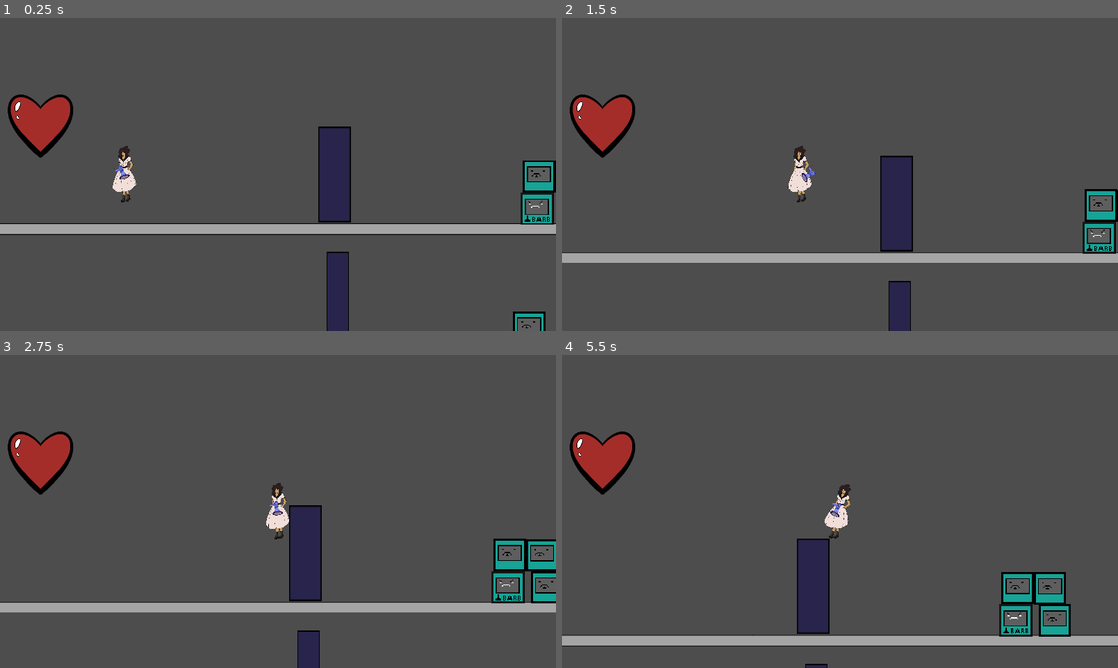
Above: before the commit, frames 1-4 (two rows, left to right).
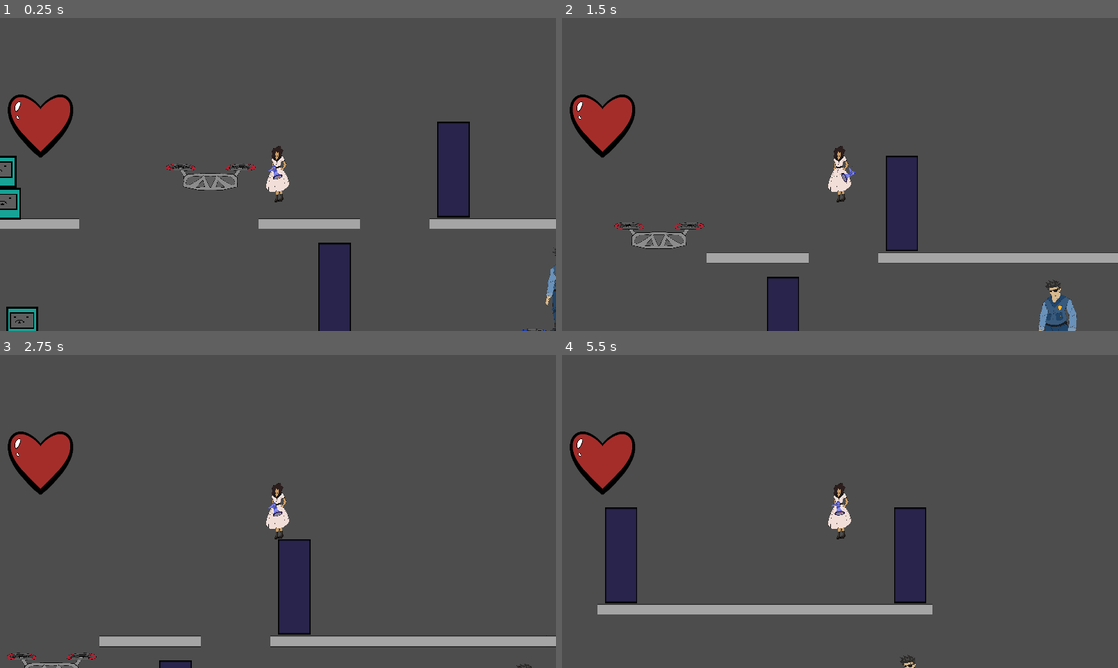
Above: after the commit, the same moments.

Repository: MaddMavv/Project-Doll-House
Game: Godot game, scene res://level_2.tscn
Two runs of this game, one before a commit and one after it. Both use one fixed random seed, a clock stepped at 60 frames per second and the inputs below. This scene is started directly instead of the project's main scene. The engine's default icon, where the game draws it, is replaced by a stand-in: a white triangle on a blue panel in a dark square.
Inputs:
- Up to frame 1 (0.25 s): no input
- Up to frame 2 (1.5 s): tap Enter (ui_accept) at 0.5 s; hold D (move right) from 0.53 s (still down); tap K (attack) at 0.6 s; tap Space (jump) at 0.77 s; tap J (melee) at 1.35 s
- Up to frame 3 (2.75 s): tap Space (jump) at 1.52 s; release D (move right) at 2.03 s; hold Left (ui_left) from 2.03 s (still down); tap L (shout) at 2.1 s
- Up to frame 4 (5.5 s): release Left (ui_left) at 2.78 s; hold D (move right) 2.78-4.28 s; tap K (attack) at 2.85, 5.1 s; tap Space (jump) at 3.02, 3.77, 4.52 s; tap J (melee) at 3.6 s; hold Left (ui_left) 4.28-5.03 s; tap L (shout) at 4.35 s; hold D (move right) from 5.03 s (still down)

The runs differ from the first frame. In frame 1, 11% of the frame differs, in the area x 0-100%, y 33-100%; in frame 2, 6.6%; in frame 3, 10%; in frame 4, 13%, in the area x 0-100%, y 40-100%.

Commit message:
working on level part whatever

Diff:
--- a/Project Doll House.tscn
+++ b/Project Doll House.tscn
@@ -47,6 +47,9 @@
 [sub_resource type="RectangleShape2D" id="RectangleShape2D_3tgfg"]
 size = Vector2(30, 62.6526)
 
+[sub_resource type="RectangleShape2D" id="RectangleShape2D_x47ga"]
+size = Vector2(30, 62.6526)
+
 [sub_resource type="RectangleShape2D" id="RectangleShape2D_sl543"]
 size = Vector2(13, 81.8525)
 
@@ -1111,6 +1114,17 @@
 [node name="CollisionShape2D" type="CollisionShape2D" parent="barricade/Area2D"]
 shape = SubResource("RectangleShape2D_3tgfg")
 
+[node name="Area2D2" type="StaticBody2D" parent="barricade"]
+collision_layer = 4
+
+[node name="CollisionShape2D2" type="CollisionShape2D" parent="barricade/Area2D2"]
+position = Vector2(21, 0.336842)
+shape = SubResource("RectangleShape2D_x47ga")
+
+[node name="CollisionShape2D3" type="CollisionShape2D" parent="barricade/Area2D2"]
+position = Vector2(21, 82.526)
+shape = SubResource("RectangleShape2D_x47ga")
+
 [node name="barricade2" type="Sprite2D" parent="."]
 position = Vector2(1033.38, -52.5)
 scale = Vector2(1, 1.48438)
@@ -1162,7 +1176,7 @@
 shape = SubResource("RectangleShape2D_3tgfg")
 
 [node name="CollisionShape2D2" type="CollisionShape2D" parent="barricade6/Area2D"]
-position = Vector2(-21.5, -81.3606)
+position = Vector2(-21, -81.529)
 scale = Vector2(1, 1)
 shape = SubResource("RectangleShape2D_sl543")
 
--- a/cop.tscn
+++ b/cop.tscn
@@ -48,9 +48,8 @@
 size = Vector2(848, 269)
 
 [node name="cop" type="CharacterBody2D" groups=["Enemies"]]
-collision_mask = 3
+collision_mask = 7
 script = ExtResource("1_u4vm7")
-metadata/_edit_lock_ = true
 
 [node name="CollisionShape2D" type="CollisionShape2D" parent="."]
 visible = false
--- a/level_2.tscn
+++ b/level_2.tscn
@@ -72,6 +72,12 @@
 [sub_resource type="RectangleShape2D" id="RectangleShape2D_fk4go"]
 size = Vector2(43.0731, 138.677)
 
+[sub_resource type="RectangleShape2D" id="RectangleShape2D_8ga1s"]
+size = Vector2(13557.9, 3430.4)
+
+[sub_resource type="RectangleShape2D" id="RectangleShape2D_dk56p"]
+size = Vector2(721.247, 2808.54)
+
 [sub_resource type="RectangleShape2D" id="RectangleShape2D_cl11q"]
 size = Vector2(17.9557, 6.55402)
 
@@ -97,12 +103,6 @@
 
 [sub_resource type="RectangleShape2D" id="RectangleShape2D_s1xew"]
 size = Vector2(760.188, 551.799)
-
-[sub_resource type="RectangleShape2D" id="RectangleShape2D_8ga1s"]
-size = Vector2(13557.9, 3430.4)
-
-[sub_resource type="RectangleShape2D" id="RectangleShape2D_dk56p"]
-size = Vector2(721.247, 2808.54)
 
 [sub_resource type="SpriteFrames" id="SpriteFrames_mhqwo"]
 animations = [{
@@ -1099,8 +1099,68 @@
 scale = Vector2(1.71875, 0.386719)
 texture = ExtResource("3_mrvp6")
 
+[node name="Cop8" type="Node2D" parent="Stuff to delete"]
+position = Vector2(6727, -3945)
+
+[node name="Icon3" type="Sprite2D" parent="Stuff to delete/Cop8"]
+position = Vector2(2700.5, -907.5)
+rotation = 0.451497
+scale = Vector2(0.585937, 1.69531)
+texture = ExtResource("3_mrvp6")
+
+[node name="Icon4" type="Sprite2D" parent="Stuff to delete/Cop8"]
+position = Vector2(2803, -910)
+rotation = -0.49911
+scale = Vector2(0.585937, 1.69531)
+texture = ExtResource("3_mrvp6")
+
+[node name="Icon5" type="Sprite2D" parent="Stuff to delete/Cop8"]
+position = Vector2(2749, -1067)
+scale = Vector2(0.75, 1.63281)
+texture = ExtResource("3_mrvp6")
+
+[node name="Icon6" type="Sprite2D" parent="Stuff to delete/Cop8"]
+position = Vector2(2648, -1110)
+scale = Vector2(1.41406, 0.558593)
+texture = ExtResource("3_mrvp6")
+
+[node name="Icon7" type="Sprite2D" parent="Stuff to delete/Cop8"]
+position = Vector2(2851, -1104)
+scale = Vector2(1.41406, 0.558593)
+texture = ExtResource("3_mrvp6")
+
+[node name="Icon8" type="Sprite2D" parent="Stuff to delete/Cop8"]
+position = Vector2(2752, -1246.12)
+scale = Vector2(1.41406, 1.37305)
+texture = ExtResource("3_mrvp6")
+
+[node name="Icon9" type="Sprite2D" parent="Stuff to delete/Cop8"]
+position = Vector2(2580, -1118)
+scale = Vector2(0.671861, 1.5625)
+texture = ExtResource("3_mrvp6")
+
+[node name="Area2D" type="Area2D" parent="Stuff to delete/Cop8/Icon9"]
+
+[node name="CollisionShape2D" type="CollisionShape2D" parent="Stuff to delete/Cop8/Icon9/Area2D"]
+visible = false
+position = Vector2(3429.28, 0)
+shape = SubResource("RectangleShape2D_8ga1s")
+
+[node name="StaticBody2D" type="StaticBody2D" parent="Stuff to delete/Cop8"]
+position = Vector2(-11147, 608)
+collision_mask = 4
+
+[node name="byeTrain" type="CollisionShape2D" parent="Stuff to delete/Cop8/StaticBody2D"]
+position = Vector2(-573, -383)
+shape = SubResource("RectangleShape2D_dk56p")
+
+[node name="Icon10" type="Sprite2D" parent="Stuff to delete/Cop8"]
+position = Vector2(2548, -1213)
+scale = Vector2(0.109366, 0.781251)
+texture = ExtResource("3_mrvp6")
+
 [node name="BarB" parent="." instance=ExtResource("1_mv7hs")]
-position = Vector2(923, -1239)
+position = Vector2(6283, -1202)
 
 [node name="GREEN DRONE" type="CharacterBody2D" parent="."]
 position = Vector2(20008, -552)
@@ -1144,84 +1204,22 @@
 
 [node name="Baddies" type="Node2D" parent="."]
 
-[node name="Cop8" type="Node2D" parent="Baddies"]
-position = Vector2(7110, -608)
-
-[node name="Icon3" type="Sprite2D" parent="Baddies/Cop8"]
-position = Vector2(2700.5, -907.5)
-rotation = 0.451497
-scale = Vector2(0.585937, 1.69531)
-texture = ExtResource("3_mrvp6")
-
-[node name="Icon4" type="Sprite2D" parent="Baddies/Cop8"]
-position = Vector2(2803, -910)
-rotation = -0.49911
-scale = Vector2(0.585937, 1.69531)
-texture = ExtResource("3_mrvp6")
-
-[node name="Icon5" type="Sprite2D" parent="Baddies/Cop8"]
-position = Vector2(2749, -1067)
-scale = Vector2(0.75, 1.63281)
-texture = ExtResource("3_mrvp6")
-
-[node name="Icon6" type="Sprite2D" parent="Baddies/Cop8"]
-position = Vector2(2648, -1110)
-scale = Vector2(1.41406, 0.558593)
-texture = ExtResource("3_mrvp6")
-
-[node name="Icon7" type="Sprite2D" parent="Baddies/Cop8"]
-position = Vector2(2851, -1104)
-scale = Vector2(1.41406, 0.558593)
-texture = ExtResource("3_mrvp6")
-
-[node name="Icon8" type="Sprite2D" parent="Baddies/Cop8"]
-position = Vector2(2752, -1246.12)
-scale = Vector2(1.41406, 1.37305)
-texture = ExtResource("3_mrvp6")
-
-[node name="Icon9" type="Sprite2D" parent="Baddies/Cop8"]
-position = Vector2(2580, -1118)
-scale = Vector2(0.671861, 1.5625)
-texture = ExtResource("3_mrvp6")
-
-[node name="Area2D" type="Area2D" parent="Baddies/Cop8/Icon9"]
-
-[node name="CollisionShape2D" type="CollisionShape2D" parent="Baddies/Cop8/Icon9/Area2D"]
-visible = false
-position = Vector2(3429.28, 0)
-shape = SubResource("RectangleShape2D_8ga1s")
-
-[node name="StaticBody2D" type="StaticBody2D" parent="Baddies/Cop8"]
-position = Vector2(-11147, 608)
-collision_mask = 4
-
-[node name="byeTrain" type="CollisionShape2D" parent="Baddies/Cop8/StaticBody2D"]
-position = Vector2(-573, -383)
-shape = SubResource("RectangleShape2D_dk56p")
-
-[node name="Icon10" type="Sprite2D" parent="Baddies/Cop8"]
-position = Vector2(2548, -1213)
-scale = Vector2(0.109366, 0.781251)
-texture = ExtResource("3_mrvp6")
-
 [node name="Drones" type="Node2D" parent="Baddies"]
 
 [node name="Red Drones" type="Node2D" parent="Baddies/Drones"]
 
 [node name="redDrone" parent="Baddies/Drones/Red Drones" instance=ExtResource("10_lhnsx")]
-position = Vector2(6758, -1010)
+position = Vector2(5783, -1115)
+range = Vector2(0, 300)
 
 [node name="Blue Drones" type="Node2D" parent="Baddies/Drones"]
 
-[node name="blueDrone" parent="Baddies/Drones/Blue Drones" instance=ExtResource("14_r1v73")]
-position = Vector2(5273, -1107)
-
 [node name="blueDrone2" parent="Baddies/Drones/Blue Drones" instance=ExtResource("14_r1v73")]
-position = Vector2(8378, 115)
-range = Vector2(650, 0)
+position = Vector2(8399, 115)
+range = Vector2(550, 0)
 
 [node name="blueDrone3" parent="Baddies/Drones/Blue Drones" instance=ExtResource("14_r1v73")]
-position = Vector2(10255, 115)
+position = Vector2(10290, 115)
 range = Vector2(650, 0)
 
 [node name="cops" type="Node2D" parent="Baddies"]
@@ -1230,16 +1228,24 @@
 position = Vector2(5348, 587)
 scale = Vector2(2.5, 2.5)
 
+[node name="cop6" parent="Baddies/cops" instance=ExtResource("15_xdgsa")]
+position = Vector2(2913, -1204)
+scale = Vector2(2.5, 2.5)
+
+[node name="cop7" parent="Baddies/cops" instance=ExtResource("15_xdgsa")]
+position = Vector2(2913, -317)
+scale = Vector2(2.5, 2.5)
+
 [node name="cop2" parent="Baddies/cops" instance=ExtResource("15_xdgsa")]
-position = Vector2(3429, 592)
+position = Vector2(2962, 583)
 scale = Vector2(2.5, 2.5)
 
 [node name="cop4" parent="Baddies/cops" instance=ExtResource("15_xdgsa")]
-position = Vector2(8385, -313)
+position = Vector2(8411, -313)
 scale = Vector2(2.5, 2.5)
 
 [node name="cop5" parent="Baddies/cops" instance=ExtResource("15_xdgsa")]
-position = Vector2(10269, -315)
+position = Vector2(10302, -297)
 scale = Vector2(2.5, 2.5)
 
 [node name="Icon" type="Sprite2D" parent="."]
@@ -1271,9 +1277,9 @@
 animation = &"full"
 script = ExtResource("21_wn0mh")
 
+[connection signal="body_exited" from="Stuff to delete/Cop8/Icon9/Area2D" to="." method="_on_area_2d_body_exited"]
+[connection signal="body_shape_entered" from="Stuff to delete/Cop8/Icon9/Area2D" to="." method="_on_area_2d_body_shape_entered"]
 [connection signal="area_shape_entered" from="GREEN DRONE/Area2D" to="GREEN DRONE" method="_on_area_2d_area_shape_entered"]
 [connection signal="body_entered" from="GREEN DRONE/Area2D" to="GREEN DRONE" method="_on_area_2d_body_entered"]
-[connection signal="body_exited" from="Baddies/Cop8/Icon9/Area2D" to="." method="_on_area_2d_body_exited"]
-[connection signal="body_shape_entered" from="Baddies/Cop8/Icon9/Area2D" to="." method="_on_area_2d_body_shape_entered"]
 [connection signal="timeout" from="Warning" to="." method="_on_warning_timeout"]
 [connection signal="timeout" from="TrainMoment" to="." method="_on_train_moment_timeout"]
Not shown: 1 places in Project Doll House.tscn that only renumber resources
